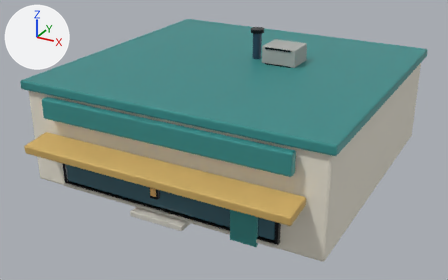
An edit to the glTF model assets/models/realistic/COM_MID_2x2_005.glb, drawn before and after from the same camera.
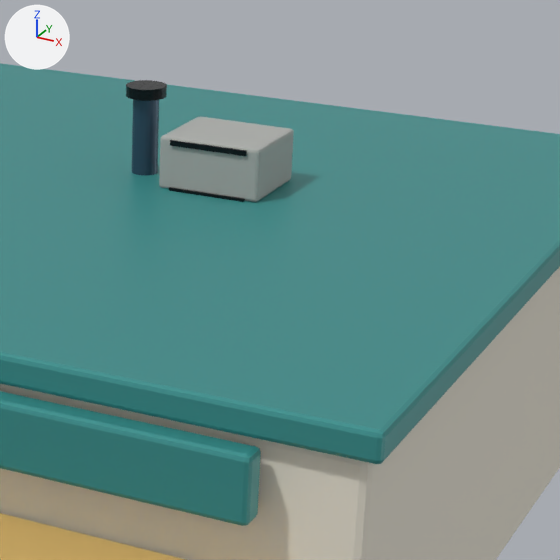
Each version is shown whole from a 50 mm camera at (3.38, -6.55, 3.46) aimed at (-0.01, -0.38, 0.38), then close up on the part from 46% to 89% of the width and 0% to 67% of the height. Every picture has the same lights, and +X, +Y and +Z are marked at upper left. The older version's two pictures come first. Objects named as collision shapes, trigger or cutter boxes, shadow casters or lower levels of detail are left out. Where no turn or scale is listed for an object, it has been applied to the vertices. Vertices at exactly the same position are counted once.

In view in the first close-up: 'COM_MID_2x2_005_Visual'.
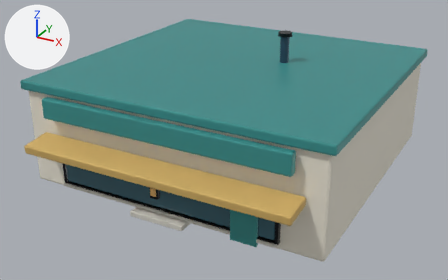
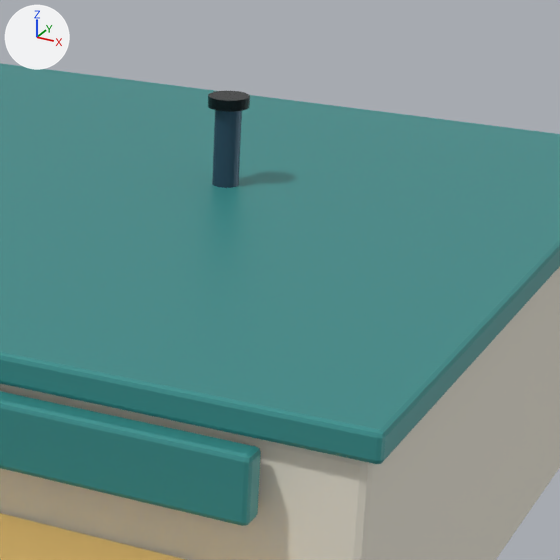
What changed in the scene script:
```text
Change me_cube:
    used by ob_com_mid_2x2_005_visual; location = (0.0, 0.0, 0.575)
    remove me_cube.from_pydata(...)  # 864 vertices, 1648 faces; spans x -1.88..1.88, y -2.1..1.79, z -0.57..1.06
    add me_cube.from_pydata(...)  # 696 vertices, 1324 faces; spans x -1.88..1.88, y -2.1..1.79, z -0.57..1.06
    me_cube part 1: the loose piece of 56 vertices spanning x 0.28..0.62, y 0.11..0.12, z 0.87..0.9 is deleted
    me_cube part 2: the loose piece of 56 vertices spanning x 0.23..0.67, y 0.12..0.5, z 0.69..0.91 is deleted
    me_cube part 3: the loose piece of 48 vertices spanning x -0.01..0.16, y 0.23..0.4, z 1.01..1.06 is deleted
    me_cube part 4
    52 vertices are removed from x 0.28..0.62, y 0.11..0.12, z 0.67..0.7
    108 faces are deleted
    28 vertices in x 0.02..0.13, y 0.26..0.37, z 0.68..1.02 move by (0.37, 0.0, 0.0)
    20 vertices in x 0.02..0.12, y 0.26..0.37, z 0.68..1.02 move by (0.38, 0.0, 0.0)
    4 vertices move from x 0.28..0.62, y 0.11..0.12, z 0.67..0.7 to x 0.37..0.53, y 0.23..0.33, z 1.01..1.06
    28 vertices are added at x 0.36..0.53, y 0.23..0.4, z 1.01..1.06
    16 new vertices lie (0.0, 0.0, 0.05) away from vertices in x 0.36..0.53, y 0.23..0.4, z 1.01
    92 new faces join them, mat_focus_real_black (black #1d2124)
    remove me_cube.materials.append(mat_focus_real_concrete)  # grey #adafac
```

Boxes (x1, y1, x2, y2) around the edits, measured in the close-ups (560 x 560 px; the box of a moved part takes in the faces that stretch with it):
part 1 of me_cube, deleted (black): before (170, 140, 247, 156)
part 2 of me_cube, deleted: before (159, 117, 294, 202)
part 3 of me_cube, deleted: before (126, 80, 167, 101)
part 4 of me_cube, moved or reshaped: before (132, 99, 245, 202); after (208, 91, 250, 188)
